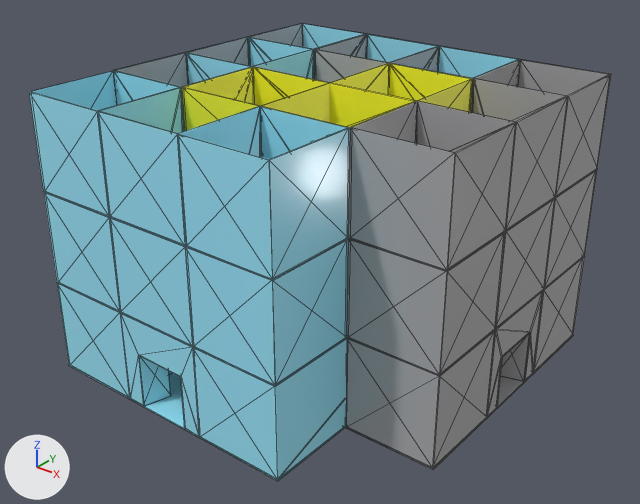
The glTF model gallery/第十组.glb as it was, and as the next commit left it.
Rendered twice from a 50 mm camera at (0.026, -0.0332, 0.0189) aimed at (0.0, -0.0007, -0.0012). The lights are fixed; the arrows at lower left show +X, +Y and +Z. The picture after the commit comes second. Mesh edges are drawn as thin lines. Vertices at exactly the same position are counted once.
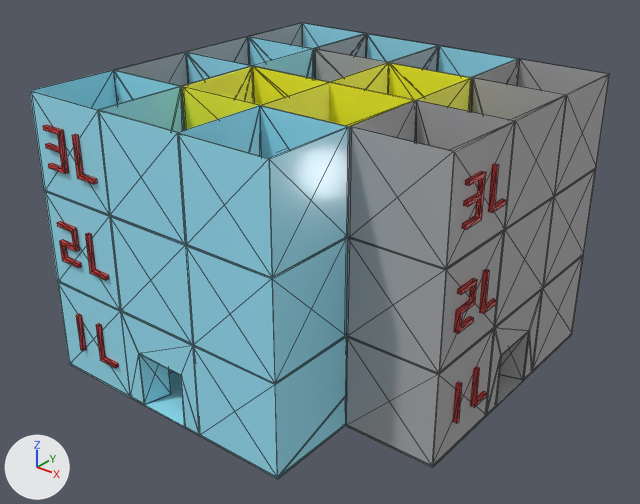
Location of each change, [x1, y1, x2, y2] in pixels of the pictures (640 x 504 px):
'Mesh_0', moved: before [29, 23, 520, 481]; after [30, 23, 518, 479]
'Mesh_1', moved: before [115, 24, 611, 469]; after [116, 23, 610, 468]
'Mesh_2', recoloured, reshaped: before [182, 63, 472, 131]; after [43, 125, 506, 423]
'Mesh_3', recoloured, reshaped (not visible before): after [182, 62, 472, 130]
part 3 of me_mesh_2, added: after [76, 314, 86, 351]
part 4 of me_mesh_2, added: after [453, 382, 462, 423]
part 5 of me_mesh_2, deleted (yellow): before [182, 67, 414, 131]
part 6 of me_mesh_2, deleted (yellow): before [262, 63, 472, 128]
part 7 of me_mesh_2, added: after [43, 125, 119, 368]
part 8 of me_mesh_2, added (red): after [454, 164, 506, 407]

What the commit changed:
Material 'Material_2' (mat_material_2) changes colour from yellow #fffe2f to red #de3737; in linear values from (1.0, 0.991, 0.0284) to (0.73, 0.0382, 0.0382).
Material 'Material_3' (mat_material_3) changes colour from orange #ffa000 to yellow #fffe2f; in linear values from (1.0, 0.352, 0.0) to (1.0, 0.991, 0.0284).
me_mesh_0 is used by ob_mesh_0; location (0.0, 0.0, 0.0).
me_mesh_0 had 660 vertices, 1304 faces and spanned x -0.01..0.005, y -0.01..0.01, z -0.0076..0.0076.
me_mesh_0 now has 660 vertices, 1304 faces and spans x -0.0101..0.0049, y -0.0099..0.0101, z -0.0076..0.0076.
me_mesh_0 part 1: the whole mesh is moved by (-0.0001, 0.0001, 0.0).
me_mesh_1 is used by ob_mesh_1; location (0.0, 0.0, 0.0).
me_mesh_1 had 652 vertices, 1292 faces and spanned x -0.01..0.01, y -0.005..0.01, z -0.0076..0.0076.
me_mesh_1 now has 652 vertices, 1292 faces and spans x -0.0101..0.0099, y -0.0049..0.0101, z -0.0076..0.0076.
me_mesh_1 part 2: the whole mesh is moved by (-0.0001, 0.0001, 0.0).
me_mesh_2 is used by ob_mesh_2; location (0.0, 0.0, 0.0).
me_mesh_2 had 96 vertices, 192 faces and spanned x -0.01..0.005, y -0.005..0.01, z -0.0075..0.0076.
me_mesh_2 now has 184 vertices, 320 faces and spans x -0.0091..0.0101, y -0.0101..-0.0004, z -0.006..0.0061.
me_mesh_2 part 3: a new loose piece, a box spanning x -0.00855..-0.00835, y -0.0101..-0.0099, z -0.00596..-0.00386, in mat_material_2 (red #de3737).
me_mesh_2 part 4: a new loose piece, a box spanning x 0.0099..0.0101, y -0.00329..-0.00309, z -0.00596..-0.00386, in mat_material_2 (red #de3737).
me_mesh_2 part 5: the loose piece of 24 vertices spanning x -0.005..0.005, y -0.005..0.0, z 0.0026..0.0076 is deleted.
me_mesh_2 part 6: the loose piece of 24 vertices spanning x 0.0..0.005, y -0.005..0.005, z 0.0026..0.0076 is deleted.
me_mesh_2 part 7: 84 vertices added at x -0.0091..-0.0057, y -0.0101..-0.0099, z -0.006..0.0061.
me_mesh_2 part 8: 84 vertices added at x 0.0099..0.0101, y -0.0039..-0.0004, z -0.006..0.0061.
Other edits to the shape of me_mesh_2 do not show in these pictures.
me_mesh_3 is used by ob_mesh_3; location (0.0, 0.0, 0.0).
me_mesh_3 had 8 vertices, 12 faces and spanned x -0.00001..0.00004, y -0.00495..-0.00005, z -0.00753..-0.00253.
me_mesh_3 now has 96 vertices, 192 faces and spans x -0.0101..0.0049, y -0.0049..0.0101, z -0.00753..0.00757.
me_mesh_3 part 9: the whole mesh is rebuilt.
